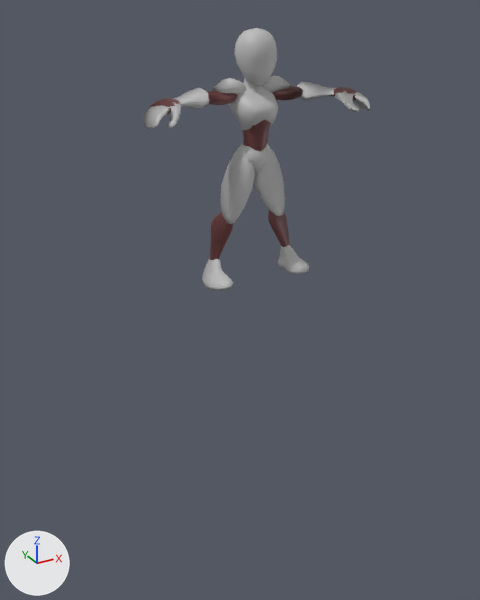
A saved change to the FBX model Assets/Animation/CharacterAnimations/HorsemanPestilence_Animation_Attack.fbx.
Camera for both pictures: a 50 mm camera at (-2.42, -4.19, 1.89) aimed at (-0.73, -1.13, 0.36). Arrows for +X, +Y and +Z are at lower left; the lights stay in place. Where no turn or scale is listed for an object, it has been applied to the vertices.

Objects in the first picture: 'base_mesh'.
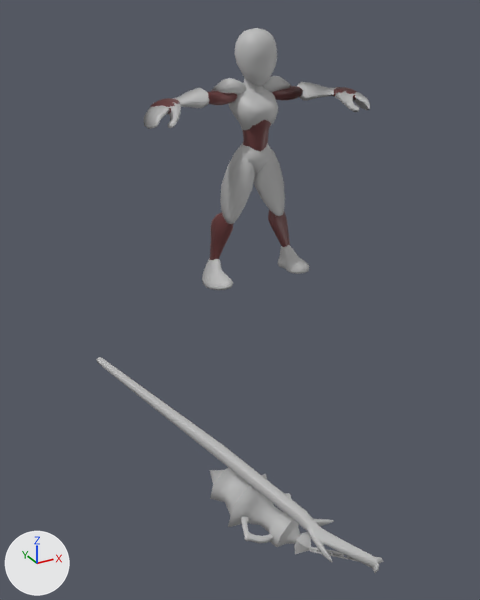
The change, as a diff of the scene's bpy script:
```diff
--- a/Assets/Animation/CharacterAnimations/HorsemanPestilence_Animation_Attack.fbx.py
+++ b/Assets/Animation/CharacterAnimations/HorsemanPestilence_Animation_Attack.fbx.py
@@ mat_anim_animation_rigweapon_2__1__lambert10 @@
+mat_anim_animation_rigweapon_2__1__lambert10 = principled_material('Anim_Animation_RigWeapon_2__1_:lambert10')
+mat_anim_animation_rigweapon_2__1__lambert10.base_color = (0.5, 0.5, 0.5)  # grey #bcbcbc
@@ me_mesh_001 @@
+me_mesh_001.from_pydata(...)  # 510 vertices, 984 faces; spans x -0.79..-0.02, y -2.42..-0.79, z -1.79..-1.14
+me_mesh_001.materials.append(mat_anim_animation_rigweapon_2__1__lambert10)  # grey #bcbcbc
@@ ob_anim_animation_rigweapon_2__1__flail @@
+ob_anim_animation_rigweapon_2__1__flail = bpy.data.objects.new('Anim_Animation_RigWeapon_2__1_:Flail', me_mesh_001)
+ob_anim_animation_rigweapon_2__1__flail.location = (-0.755, -0.148, 1.252)
```

What differs and where, as boxes (x1, y1, x2, y2) in the pictures (480 x 600 px):
'Anim_Animation_RigWeapon_2__1_:Flail', added
    after: (97, 357, 383, 573)
